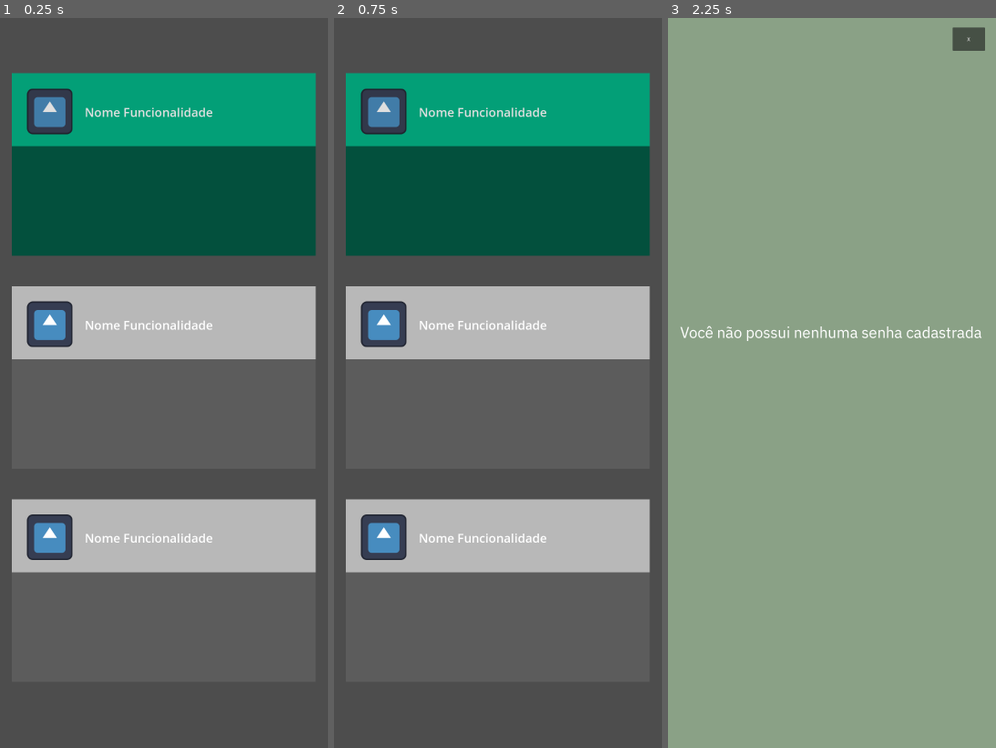
Above: before the commit, frames 1-3 (left to right).
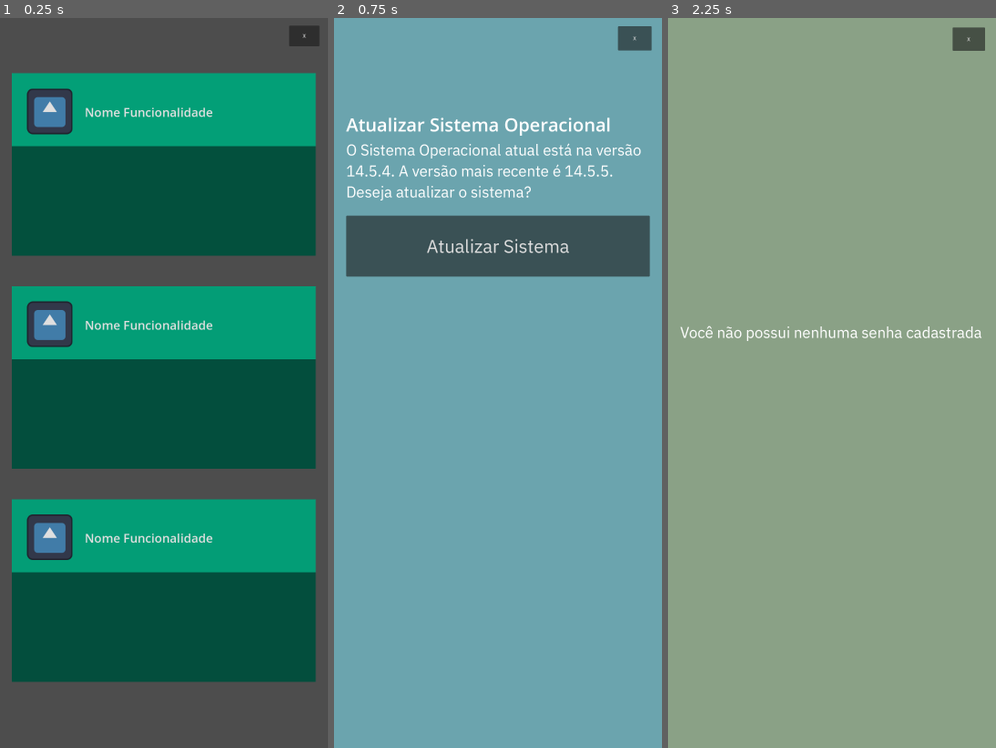
Above: after the commit, the same moments.

Repository: StudioENIGMA/ProjectENIGMA
Game: Godot game, scene res://scenes/phone_settings/phone_settings.tscn
Same seed, same stepped clock (60 frames per second), same inputs: the game is played once before the commit and once after it. This scene is started directly instead of the project's main scene. The engine's default icon, where the game draws it, is replaced by a stand-in: a white triangle on a blue panel in a dark square.
Inputs (mouse positions are in pixels of both pictures, inside the frame that each line leads up to):
- Up to frame 1 (0.25 s): no input
- Up to frame 2 (0.75 s): click (498, 375) at 0.52 s
- Up to frame 3 (2.25 s): click (973, 32) at 1.25 s, where only the run after the commit has a clickable "X"; click (832, 164) at 2 s

The runs differ from the first frame. In frame 1, 45% of the frame differs, in the area x 3-98%, y 1-91%; in frame 2, 97%, in the area x 0-100%, y 0-100%; in frame 3, nothing differs.

Commit message:
[0.1.4] FIX :: UNLOCK BASED ON CURRENT DAY Implemented a check of the current date to unlock the corresponding features
Body:
(*) "scenes/phone_settings/phone_settings.tscn"
(*) "scripts/phone_settings.gd"

Footer:

from: [0.1.3]

Diff:
--- a/scenes/phone_settings/phone_settings.tscn
+++ b/scenes/phone_settings/phone_settings.tscn
@@ -1,8 +1,9 @@
-[gd_scene load_steps=4 format=3 uid="uid://cmft24jq1687n"]
+[gd_scene load_steps=5 format=3 uid="uid://cmft24jq1687n"]
 
-[ext_resource type="PackedScene" uid="uid://c740lpt8b7kob" path="res://scenes/phone_settings/settings_boxes.tscn" id="1_6xyrj"]
+[ext_resource type="PackedScene" uid="uid://c740lpt8b7kob" path="res://scenes/phone_settings/feature_gui.tscn" id="1_6xyrj"]
 [ext_resource type="Script" uid="uid://xkw1m56bgjfk" path="res://scripts/phone_settings.gd" id="1_p6c7r"]
-[ext_resource type="PackedScene" uid="uid://bmgq037yoa1w2" path="res://scenes/phone_settings/passwords.tscn" id="3_xhc3m"]
+[ext_resource type="PackedScene" uid="uid://bmgq037yoa1w2" path="res://scenes/phone_settings/passwords_manager.tscn" id="3_xhc3m"]
+[ext_resource type="PackedScene" uid="uid://cou0tkf8oqsjs" path="res://scenes/phone_settings/update_os.tscn" id="4_l8d72"]
 
 [node name="phone_settings" type="Node2D"]
 script = ExtResource("1_p6c7r")
@@ -40,7 +41,18 @@
 offset_right = 1039.0
 offset_bottom = 2182.0
 
+[node name="close" type="Button" parent="."]
+offset_left = 952.0
+offset_top = 25.0
+offset_right = 1052.0
+offset_bottom = 93.0
+text = "X"
+
 [node name="passwords_manager" parent="." instance=ExtResource("3_xhc3m")]
 visible = false
 
+[node name="os_updater" parent="." instance=ExtResource("4_l8d72")]
+visible = false
+
 [connection signal="pressed" from="Button_password" to="." method="_on_button_password_pressed"]
+[connection signal="pressed" from="Button_OS" to="." method="_on_button_os_pressed"]
--- a/scripts/phone_settings.gd
+++ b/scripts/phone_settings.gd
@@ -6,20 +6,52 @@
 @onready var button_os = $Button_OS
 @onready var button_scanner = $Button_scanner
 @onready var passwords_manager = $passwords_manager
+@onready var os_updater = $os_updater
+@onready var close_button = $close
+
+@onready var day : int = 3
 
 func _ready() -> void:
 	button_os.hide()
 	button_scanner.hide()
 
 	for gui in os_scanner_guis:
-		var style_box_flat = StyleBoxFlat.new()
-		style_box_flat.bg_color = Color(0.72, 0.72, 0.72)
-		gui.get_child(0).add_theme_stylebox_override("panel", style_box_flat)
+		change_gui_color(gui, Color(0.72, 0.72, 0.72), Color(0.36, 0.36, 0.36))
+		#var style_box_flat = StyleBoxFlat.new()
+		#style_box_flat.bg_color = Color(0.72, 0.72, 0.72)
+		#gui.get_child(0).add_theme_stylebox_override("panel", style_box_flat)
 
-		var style_box_flat2 = StyleBoxFlat.new()
-		style_box_flat2.bg_color = Color(0.36, 0.36, 0.36)
-		gui.get_child(0).get_child(1).add_theme_stylebox_override("panel", style_box_flat2)
+		#var style_box_flat2 = StyleBoxFlat.new()
+		#style_box_flat2.bg_color = Color(0.36, 0.36, 0.36)
+		#gui.get_child(0).get_child(1).add_theme_stylebox_override("panel", style_box_flat2)
 
+	close_button.pressed.connect(_on_close_button_pressed)
+
+func _process(delta: float) -> void:
+	if day == 2:
+		enable_feature(os_scanner_guis[0], button_os)
+	if day >= 3:
+		enable_feature(os_scanner_guis[0], button_os)
+		enable_feature(os_scanner_guis[1], button_scanner)
+
+func enable_feature(feature : Control, button : Button) -> void:
+	button.show()
+	change_gui_color(feature, Color(0, 0.7, 0.52), Color(0, 0.34, 0.26))
+
+func change_gui_color(gui : Control, color1 : Color, color2 : Color) -> void:
+	var style_box_flat = StyleBoxFlat.new()
+	style_box_flat.bg_color = color1
+	gui.get_child(0).add_theme_stylebox_override("panel", style_box_flat)
+
+	var style_box_flat2 = StyleBoxFlat.new()
+	style_box_flat2.bg_color = color2
+	gui.get_child(0).get_child(1).add_theme_stylebox_override("panel", style_box_flat2)
 
 func _on_button_password_pressed() -> void:
 	passwords_manager.show()
+
+func _on_button_os_pressed() -> void:
+	os_updater.show()
+
+func _on_close_button_pressed() -> void:
+	self.hide()
